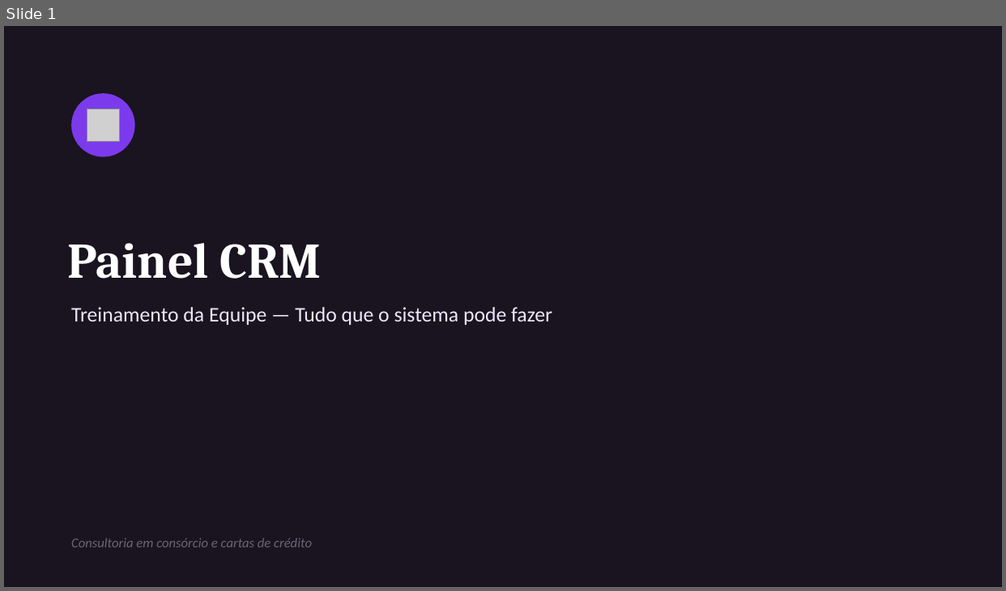
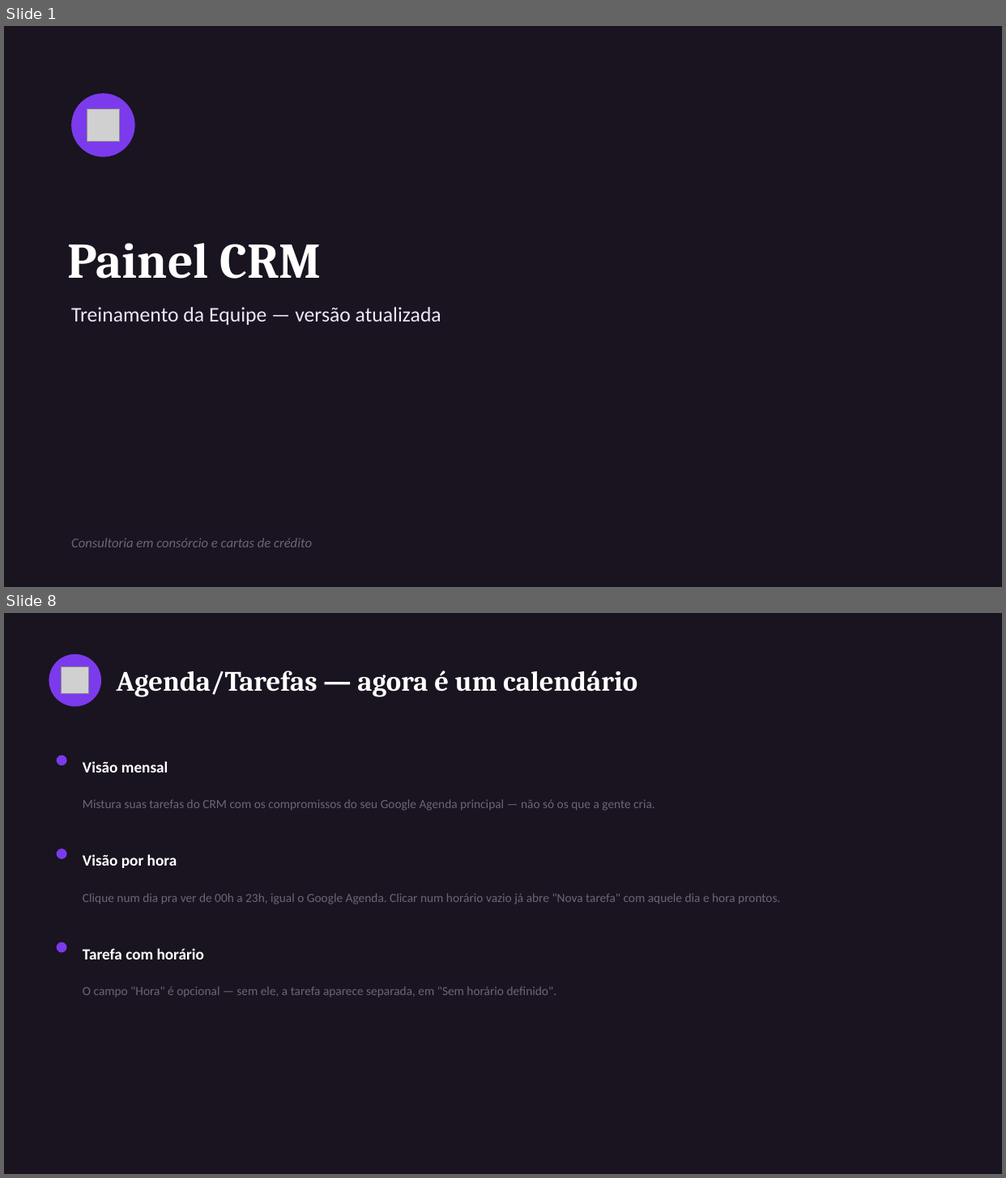
Before and after one commit to Alef-Denobile/crm-consorcio, a slide deck: docs/apresentacao-painel-crm.pptx. Shown one above the other, each under a label of ours: slide 1 before the commit, slides 1 and 8 after it; the slides between them are not shown. The pictures are 1006x591 and 1006x1178 pixels, drawn with LibreOffice and Linux fonts; fonts in the diff are those of the drawing; grey boxes stand for pictures. Boxes give left, top, right and bottom in pixels: in the first picture for what was removed or moved away, otherwise in the second. Text is boxed around its words. In the diff, an @@ line names an element or a change of style, - is before the commit and + after.

Commit message:
regenerar guia rapido e apresentacao de treinamento com o estado atual do sistema

```diff
--- a/docs/apresentacao-painel-crm.pptx
+++ b/docs/apresentacao-painel-crm.pptx
@@ slide 8 added at <box>4,613,1002,1174</box>, background #19141F @@
@@ ellipse added at <box>49,654,101,707</box>, fill #7C3AED @@
@@ picture added at <box>62,667,88,694</box> @@
@@ text added at <box>117,671,637,697</box>, 27 pt, text #FFFFFF, bold @@
+Agenda/Tarefas — agora é um calendário
@@ ellipse added at <box>57,756,67,766</box>, fill #7C3AED @@
@@ text added at <box>83,761,168,773</box>, 15 pt, text #FFFFFF, bold @@
+Visão mensal
@@ text added at <box>83,799,655,811</box>, 12 pt, text #6B6478 @@
+Mistura suas tarefas do CRM com os compromissos do seu Google Agenda principal — não só os que a gente cria.
@@ ellipse added at <box>57,849,67,859</box>, fill #7C3AED @@
@@ text added at <box>83,854,177,868</box>, 15 pt, text #FFFFFF, bold @@
+Visão por hora
@@ text added at <box>83,893,780,905</box>, 12 pt, text #6B6478 @@
+Clique num dia pra ver de 00h a 23h, igual o Google Agenda. Clicar num horário vazio já abre "Nova tarefa" com aquele dia e hora prontos.
@@ ellipse added at <box>57,943,67,953</box>, fill #7C3AED @@
@@ text added at <box>83,948,204,960</box>, 15 pt, text #FFFFFF, bold @@
+Tarefa com horário
@@ text added at <box>83,986,557,998</box>, 12 pt, text #6B6478 @@
+O campo "Hora" é opcional — sem ele, a tarefa aparece separada, em "Sem horário definido".
@@ slide 1 changed as well @@
@@ text at <box>71,307,441,325</box>: text changed @@
-Treinamento da Equipe — Tudo que o sistema pode fazer
+Treinamento da Equipe — versão atualizada
```
Also in this commit, not shown: 1 other slide changed, 9 other slides added, 11 slides removed, 9 other files.
